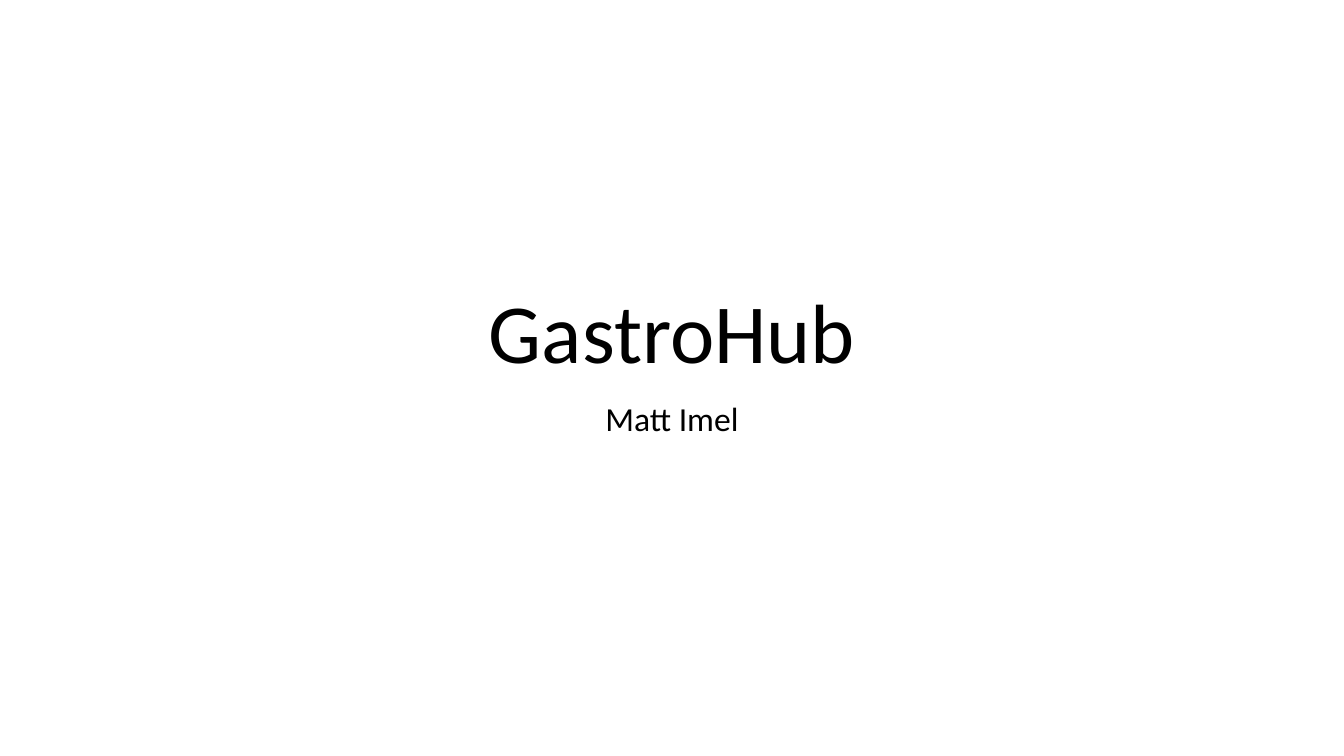
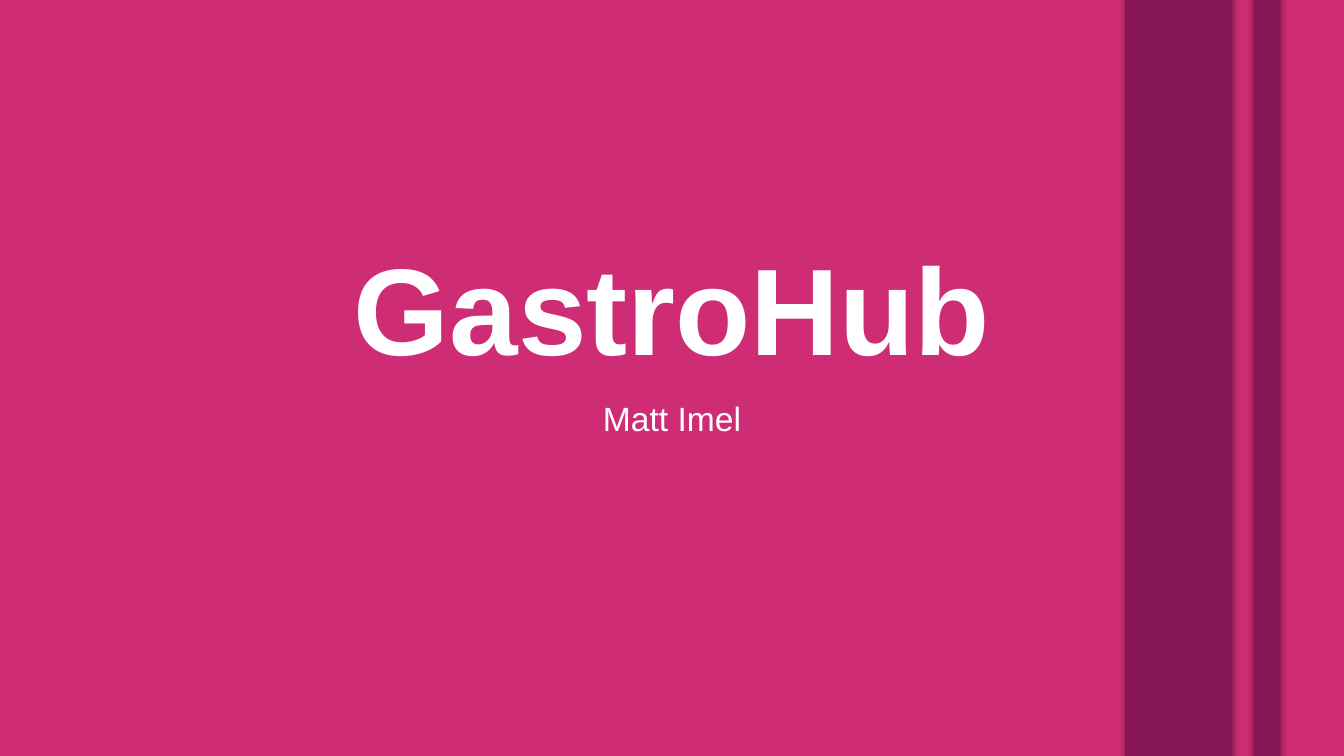
Before and after one commit to Mimel/KState-CIS598-FinalProject, a slide deck: slide 1 of FinalPresentation.pptx. Drawn at 1344x756 pixels with LibreOffice and Linux fonts; fonts in the diff are those of the drawing. Boxes give left, top, right and bottom in pixels: in the first picture for what was removed or moved away, otherwise in the second. Text is boxed around its words. In the diff, an @@ line names an element or a change of style, - is before the commit and + after.

```diff
--- a/FinalPresentation.pptx
+++ b/FinalPresentation.pptx
@@ background #FFFFFF to #CE2D75 @@
@@ rectangle added at box(0, 0, 273, 756), fill #CE2D75 @@
@@ rectangle added at box(56, 0, 434, 756), fill #CE2D75 @@
@@ rectangle added at box(886, 0, 1263, 756), fill #CE2D75 @@
@@ rectangle added at box(1125, 0, 1231, 756), fill #861657 @@
@@ rectangle added at box(1254, 0, 1281, 756), fill #861657 @@
@@ title "GastroHub" at box(354, 265, 990, 357): size 60 to 88 pt, font Calibri to Arial, text colour #000000 to #FFFFFF, bold on @@
@@ subtitle "Matt Imel" at box(603, 406, 741, 432): font Calibri to Arial, text colour #000000 to #FFFFFF @@
```
Also in this commit, not shown: 1 other slide changed, 11 slides added, 1 slide removed, 4 other files.
